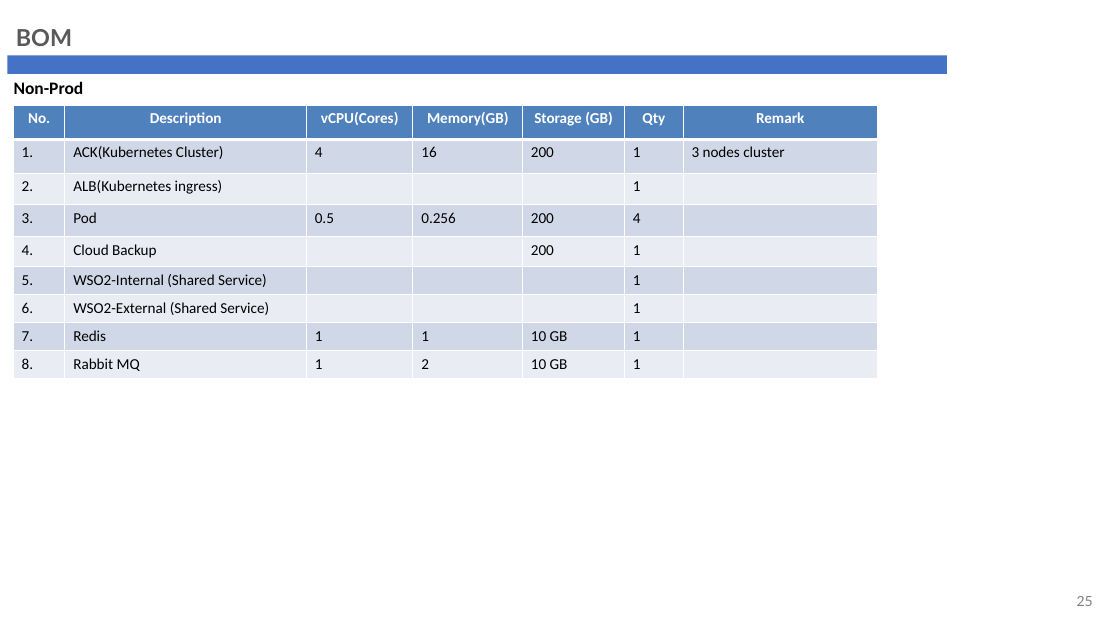
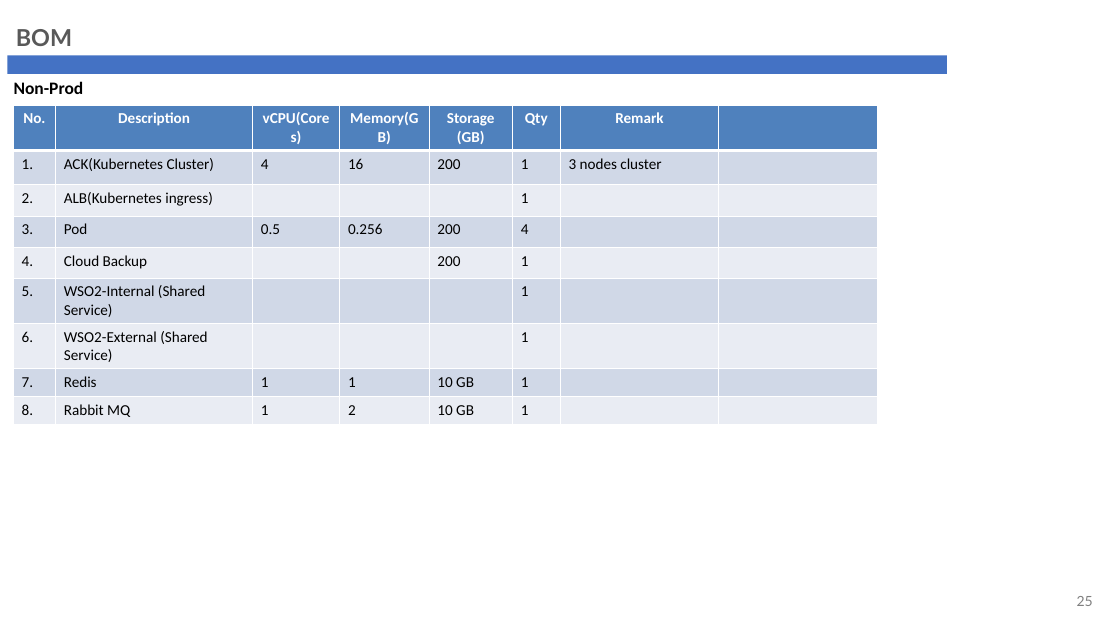
Before and after one commit to phyothuhan26/MySolutions, a slide deck: slide 25 of GandG_YPS/Presentation/G&G_Revamp_ARB.pptx. Drawn at 1120x630 pixels with LibreOffice and Linux fonts; fonts in the diff are those of the drawing; background and template pictures are left out. Boxes give left, top, right and bottom in pixels: in the first picture for what was removed or moved away, otherwise in the second. Text is boxed around its words. In the diff, an @@ line names an element or a change of style, - is before the commit and + after.

```diff
--- a/GandG_YPS/Presentation/G&G_Revamp_ARB.pptx
+++ b/GandG_YPS/Presentation/G&G_Revamp_ARB.pptx
@@ table at (13, 105, 879, 423) @@
+column 8:  |  |  |  |  |  |  |  | 
```
Also in this commit, not shown: 6 other slides changed, 5 slides added, 36 other files.
